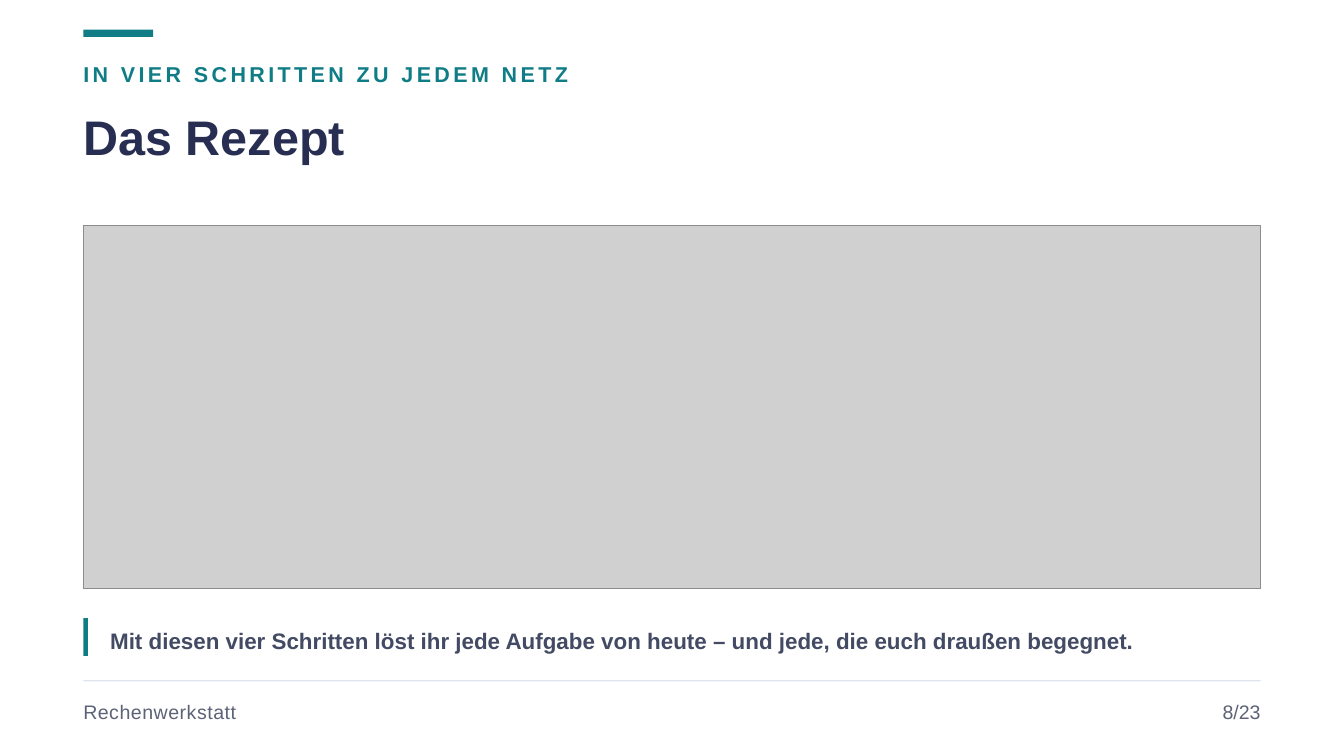
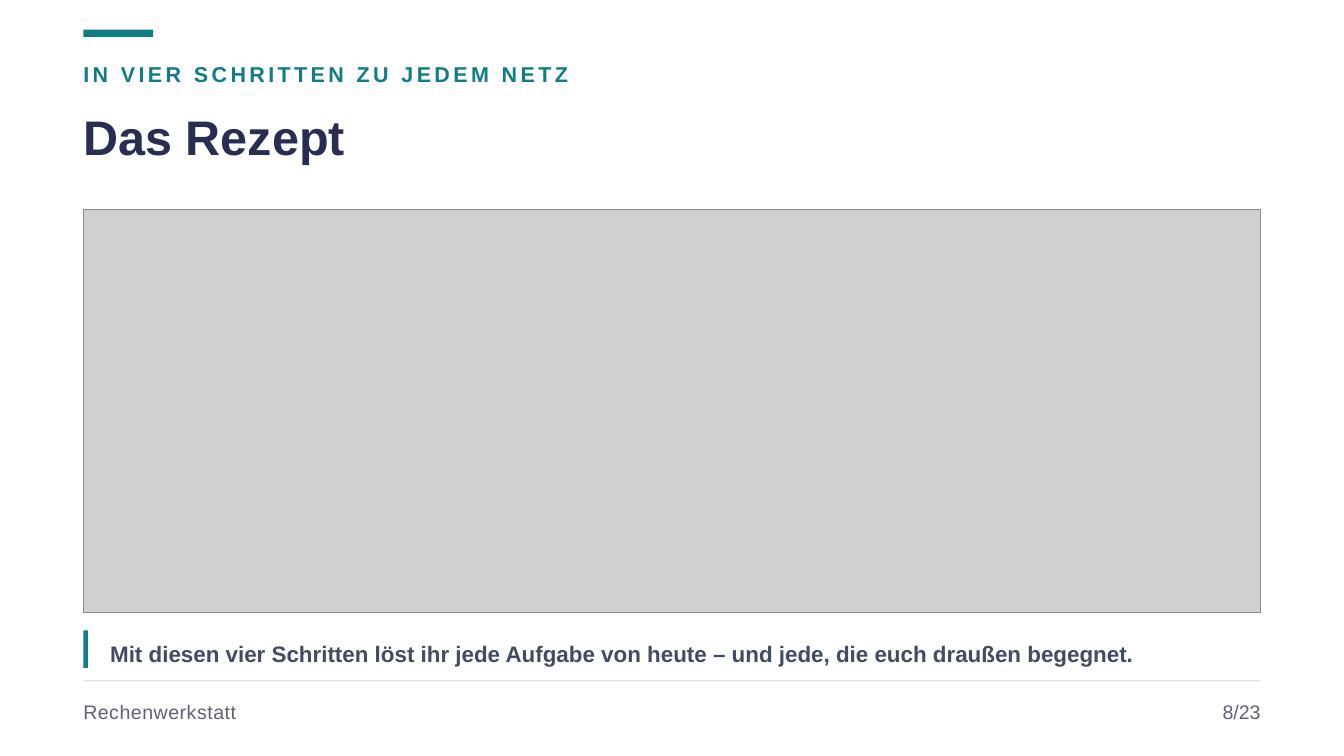
Before and after one commit to JacobMenge/kurs-unterlagen, a slide deck: slide 11 of folien/02-adressierung-subnetting-parallelkurs.pptx. Drawn at 1344x756 pixels with LibreOffice and Linux fonts; fonts in the diff are those of the drawing; grey boxes stand for pictures. Boxes give left, top, right and bottom in pixels: in the first picture for what was removed or moved away, otherwise in the second. Text is boxed around its words. In the diff, an @@ line names an element or a change of style, - is before the commit and + after.

Commit message:
folien: rezept mit sichtbaren bits, loesungsweg unter jeder aufgabe

```diff
--- a/folien/02-adressierung-subnetting-parallelkurs.pptx
+++ b/folien/02-adressierung-subnetting-parallelkurs.pptx
@@ picture: place and size @@
-picture at (83,226,1261,589)
+picture at (83,210,1261,613)
@@ text "Mit diesen vier Schritten löst ...": place and size @@
-text "Mit diesen vier Schritten löst ..." at (110,632,1133,654)
+text "Mit diesen vier Schritten löst ..." at (110,645,1133,667)
@@ rectangle: place and size @@
-rectangle at (83,618,89,656)
+rectangle at (83,630,89,668)
```
Also in this commit, not shown: 3 other slides changed, 1 other file.
